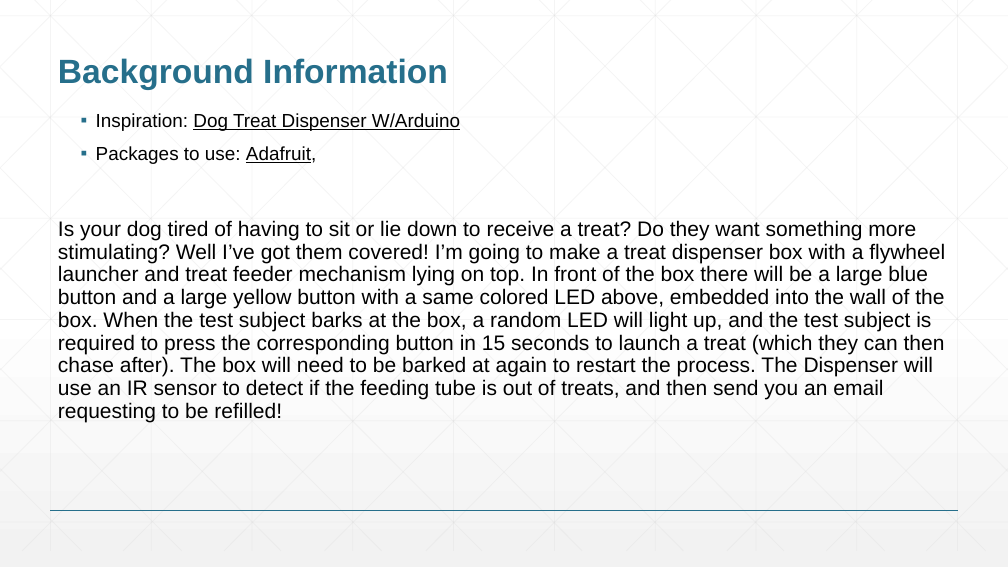
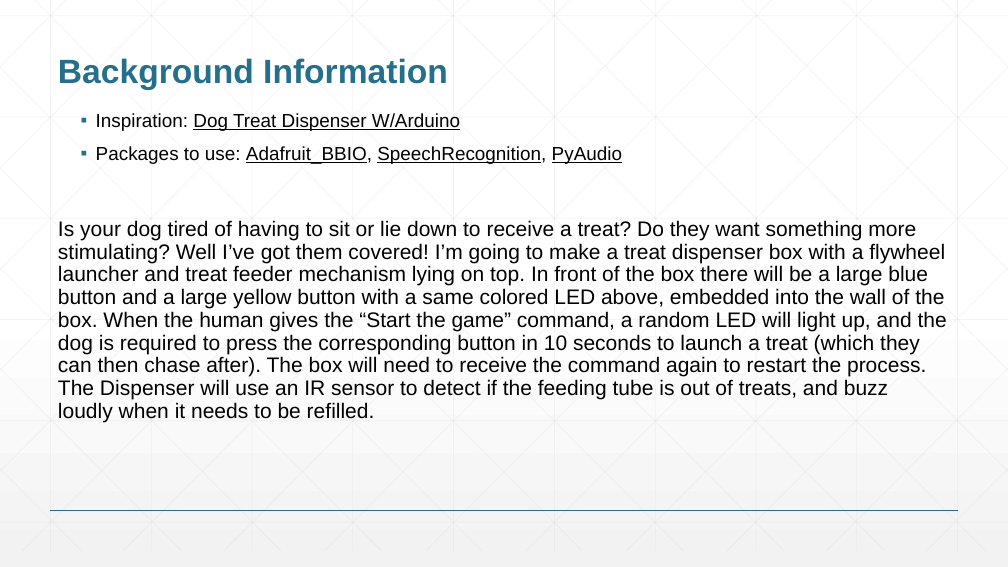
Before and after one commit to BrianoAden/Dog-Treat-Launcher, a slide deck: slide 2 of project_01/docs/Briano_EDES301_project_01_proposal.pptx. Drawn at 1008x567 pixels with LibreOffice and Linux fonts; fonts in the diff are those of the drawing. Boxes give left, top, right and bottom in pixels: in the first picture for what was removed or moved away, otherwise in the second. Text is boxed around its words. In the diff, an @@ line names an element or a change of style, - is before the commit and + after.

```diff
--- a/project_01/docs/Briano_EDES301_project_01_proposal.pptx
+++ b/project_01/docs/Briano_EDES301_project_01_proposal.pptx
@@ text at [58,146,947,422]: text changed @@
-  ▪ Packages to use: Adafruit,
-Is your dog tired of having to sit or lie down to receive a treat? Do they want something more stimulating? Well I’ve got them covered! I’m going to make a treat dispenser box with a flywheel launcher and treat feeder mechanism lying on top. In front of the box there will be a large blue button and a large yellow button with a same colored LED above, embedded into the wall of the box. When the test subject barks at the box, a random LED will light up, and the test subject is required to press the corresponding button in 15 seconds to launch a treat (which they can then chase after). The box will need to be barked at again to restart the process. The Dispenser will use an IR sensor to detect if the feeding tube is out of treats, and then send you an email requesting to be refilled!
+  ▪ Packages to use: Adafruit_BBIO, SpeechRecognition, PyAudio
+Is your dog tired of having to sit or lie down to receive a treat? Do they want something more stimulating? Well I’ve got them covered! I’m going to make a treat dispenser box with a flywheel launcher and treat feeder mechanism lying on top. In front of the box there will be a large blue button and a large yellow button with a same colored LED above, embedded into the wall of the box. When the human gives the “Start the game” command, a random LED will light up, and the dog is required to press the corresponding button in 10 seconds to launch a treat (which they can then chase after). The box will need to receive the command again to restart the process. The Dispenser will use an IR sensor to detect if the feeding tube is out of treats, and buzz loudly when it needs to be refilled.
```
Also in this commit, not shown: 2 other slides changed, 3 slides added, 2 slides removed, 4 other files.
